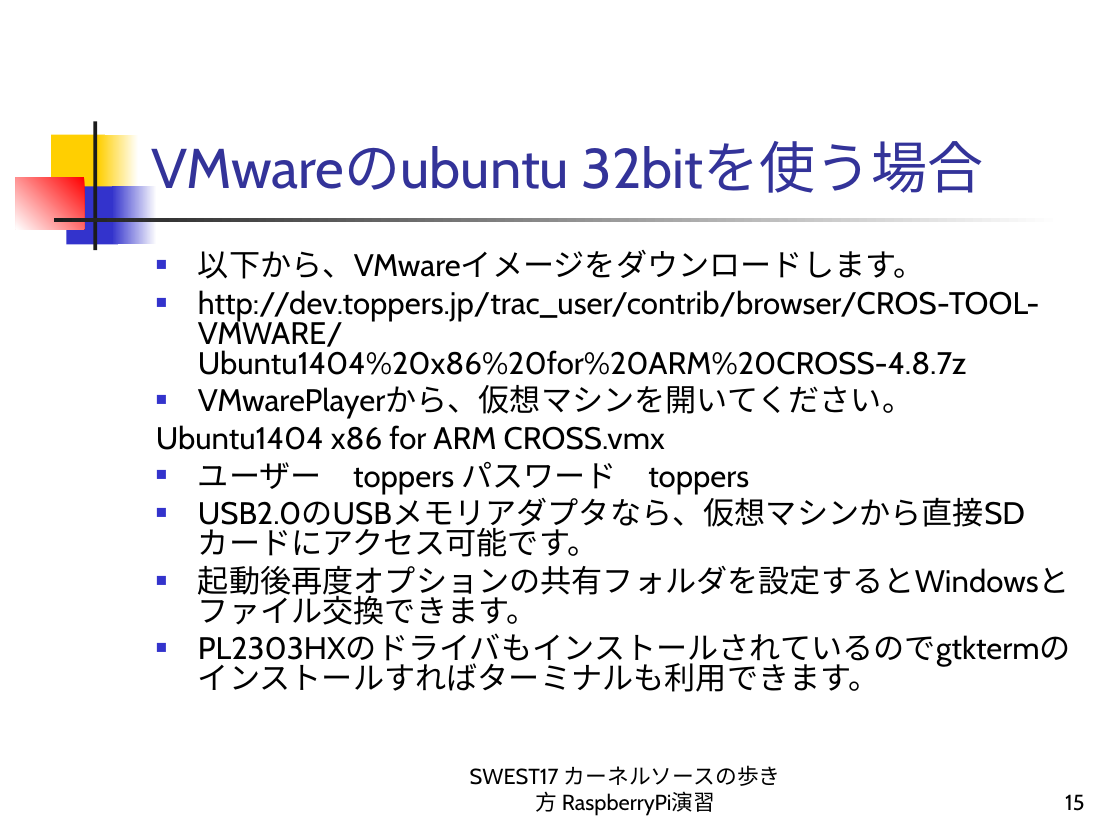
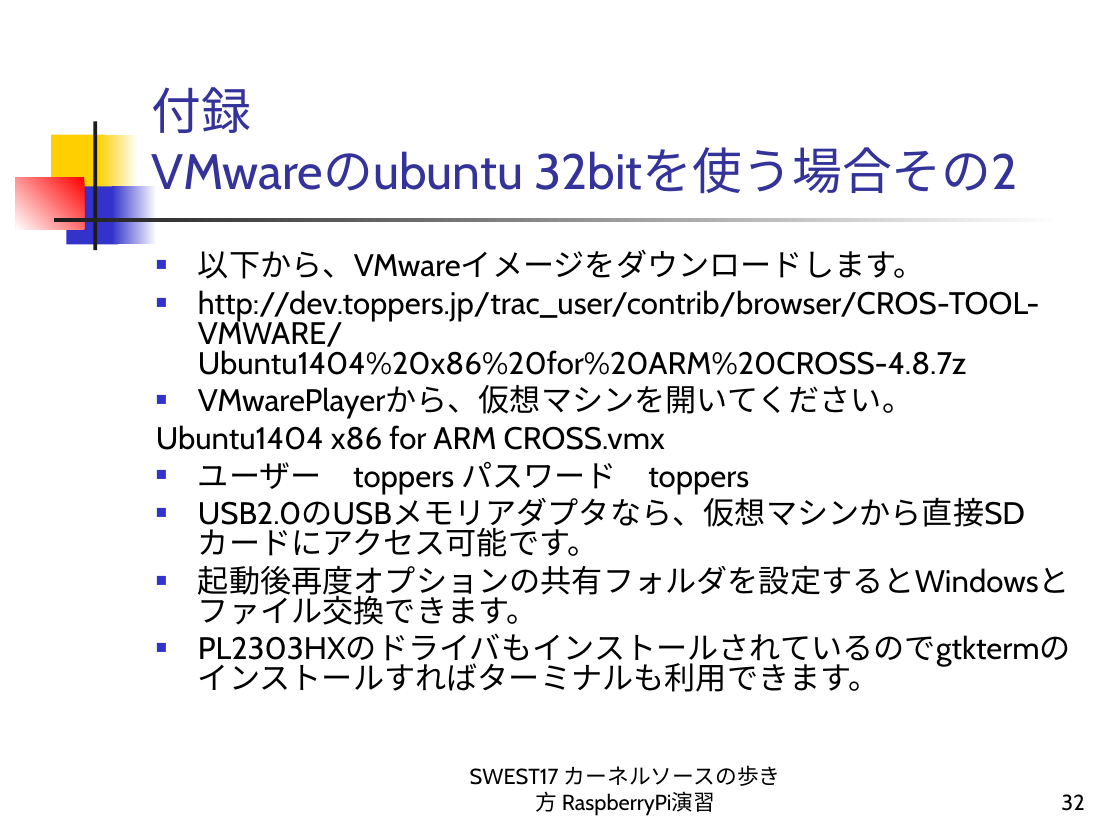
Before and after one commit to alvstakahashi/RPI-SHRINK-SSP-FULL, a slide deck: slide 32 of カーネルソースの歩き方 RaspberryPi演習.ppt (slide 15 before the commit). Drawn at 1120x840 pixels with LibreOffice and Linux fonts; fonts in the diff are those of the drawing. Boxes give left, top, right and bottom in pixels: in the first picture for what was removed or moved away, otherwise in the second. Text is boxed around its words. In the diff, an @@ line names an element or a change of style, - is before the commit and + after.

```diff
--- a/カーネルソースの歩き方 RaspberryPi演習.ppt
+++ b/カーネルソースの歩き方 RaspberryPi演習.ppt
@@ title at box(152, 87, 1018, 193): text changed; size 36 to 32 pt @@
-VMwareのubuntu 32bitを使う場合
+付録
+VMwareのubuntu 32bitを使う場合その2
@@ page number at box(1061, 794, 1084, 811): text changed @@
-15
+32
```
Also in this commit, not shown: 23 other slides changed, 1 slide added.
